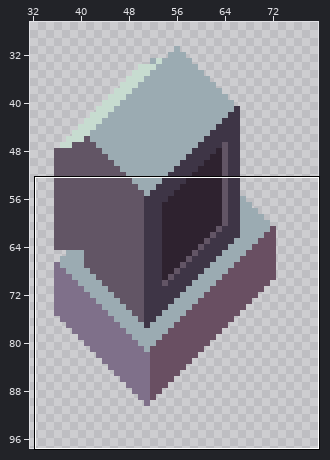
File history of a pixel-art file, resources/asesprite/gameobjects/gameobject-computer.aseprite. The picture above shows the old version from afar; the outline marks the close-up.
Close-up. Before the commit:
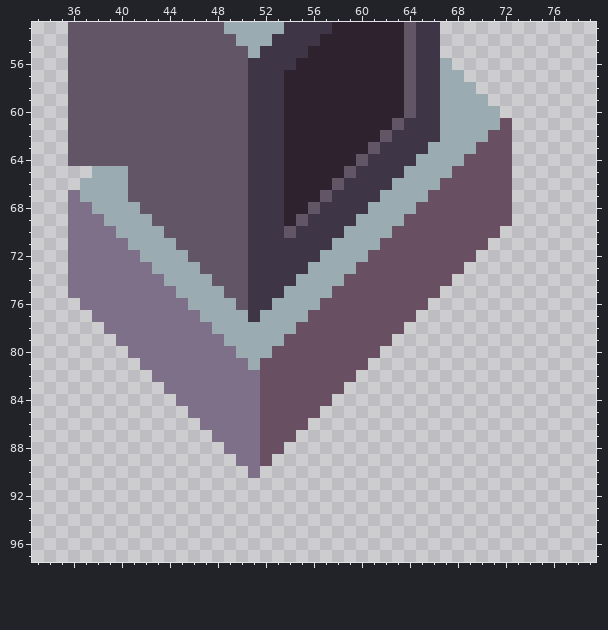
100x100 pixels, 1 frame. Shown: x 33..79, y 53..97. The wide view leaves out empty margins.
The same view after the edit:
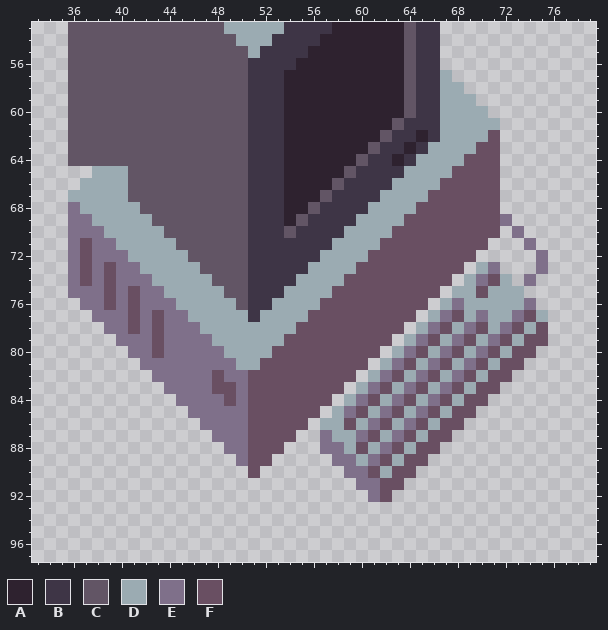
Palette (. is transparent): A #2e222f  B #3e3546  C #625565  D #9babb2  E #7f708a  F #694f62
Changes in this commit:
layer "keyboard" added
Changed rows in their new state; - is an unchanged pixel.
Layers "keyboard", "fill":
first column x 36:
56 -------------------------------.--------
57 --------------------------------.-------
58 ---------------------------------.------
59 ----------------------------------.-----
60 -----------------------------------.----
61 ------------------------------------.---
62 -----------------------------A------.---
63 ----------------------------A-------.---
64 ---------------------------A--------.---
65 ------------------------------------.---
66 ------------------------------------.---
67 D-----------------------------------.---
68 -D----------------------------------.---
69 --D---------------------------------E---
70 ---D---------------------------------E--
71 -F--D---------------------------------E-
72 -F---D---------------------------------E
73 -F-F--D---------------------------DE---E
74 -F-F---D-------------------------DEFD-E-
75 ---F-F--D-----------------------DDFDDD--
76 ---F-F---D---------------------DEDDDDDE-
77 -----F-F--D-------------------DEFDEDDEFD
78 -----F-F---D-----------------DEFDEFDEFDF
79 -------F----D---------------DEFDEFDEFDFF
80 -------F-----D-------------DEFDEFDEFDFF-
81 --------------D-----------DEFDEFDEFDFF--
82 ------------F--F---------DEFDEFDEFDFF---
83 ------------FF-F--------DEFDEFDEFDFF----
84 -------------F-F-------DEFDEFDEFDFF-----
85 ---------------F------DEFDEFDEFDFF------
86 ---------------F-----DDFDEFDEFDFF-------
87 ---------------F-----EDDEFDEFDFF--------
88 ---------------F-----EEDFDEFDFF---------
89 ---------------F------EEDEFDFF----------
90 ---------------F-------EEFDFF-----------
91 ------------------------EEFF------------
92 -------------------------EF-------------
